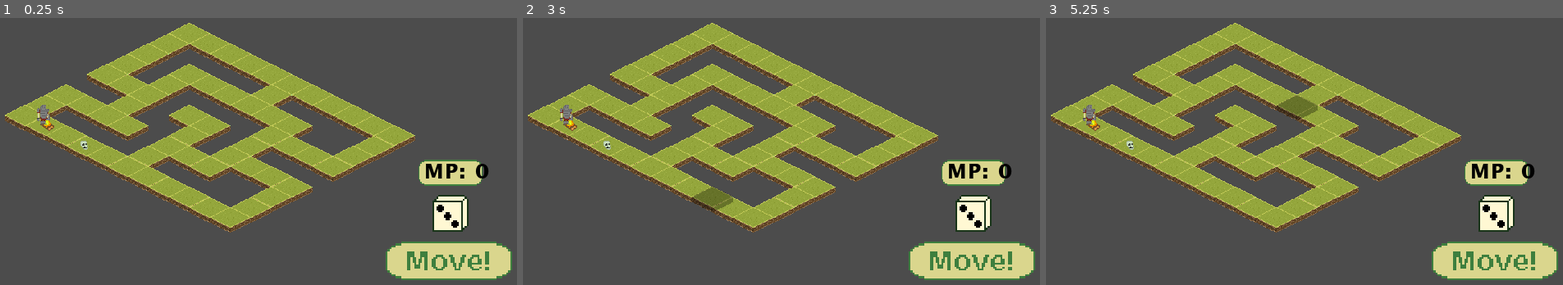
Above: before the commit, frames 1-3 (left to right).
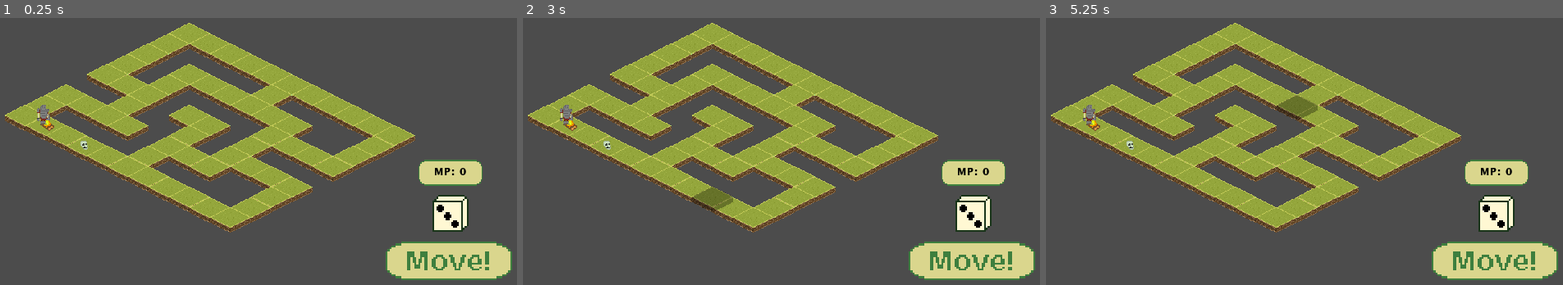
Above: after the commit, the same moments.

Repository: Patriks-Blauzda/Board-Game
Game: Godot game, scene res://Main.tscn
Two runs of this game, one before a commit and one after it. Both use one fixed random seed, a clock stepped at 60 frames per second and the inputs below.
Inputs (mouse positions are in pixels of both pictures, inside the frame that each line leads up to):
- Up to frame 1 (0.25 s): no input
- Up to frame 2 (3 s): tap Enter at 0.5, 2 s; move the mouse to (884, 95) at 0.52 s; hold D (right) 0.53-1.28 s; click (884, 95) at 0.67 s; tap Space at 1.25, 2.75 s; move the mouse to (610, 132) at 1.27 s; hold Down (down) 1.28-2.03 s; click (610, 132) at 1.42 s; move the mouse to (807, 31) at 2.02 s; hold D (right) 2.03-2.78 s; click (807, 31) at 2.17 s; move the mouse to (709, 191) at 2.77 s; hold Up (up) from 2.78 s (still down); click (709, 191) at 2.92 s
- Up to frame 3 (5.25 s): tap Enter at 3.5 s; move the mouse to (1459, 172) at 3.52 s; release Up (up) at 3.53 s; hold A (left) 3.53-5.03 s; click (1459, 172) at 3.67 s; tap Space at 4.25 s; move the mouse to (1066, 58) at 4.27 s; click (1066, 58) at 4.42 s; move the mouse to (1294, 114) at 5.02 s; hold Down (down) from 5.03 s (still down); click (1294, 114) at 5.17 s

The runs differ from the first frame. In frame 1, 0.3% of the frame differs, in the area x 82-95%, y 54-61%; in frame 2, 0.3%; in frame 3, 0.3%.

Commit message:
Combat actions finished

Diff:
--- a/Dungeon Board/Combat.gd
+++ b/Dungeon Board/Combat.gd
@@ -4,6 +4,7 @@
 
 
 enum action {
+	SKIP = -1
 	DEFEND = 0
 	EVADE = 1
 	ATTACK = 2
@@ -23,13 +24,15 @@
 
 
 	match target.action:
+		action.SKIP:
+			target.hp -= dmg
+
+			target.get_node("AnimationPlayer").play("TakeDamage")
+
 		action.DEFEND:
 			var def = target.def + Global.roll()
 
-			if dmg <= def:
-				target.hp -= 1
-			else:
-				target.hp -= (dmg - def)
+			target.hp -= clamp((dmg - def), 1, 999)
 
 			target.get_node("AnimationPlayer").play("Defend")
 
--- a/Dungeon Board/Combat.tscn
+++ b/Dungeon Board/Combat.tscn
@@ -7,7 +7,6 @@
 [ext_resource path="res://Enemy1.gd" type="Script" id=5]
 [ext_resource path="res://Enemy2.gd" type="Script" id=6]
 [ext_resource path="res://Enemy3.gd" type="Script" id=7]
-[ext_resource path="res://maintheme.tres" type="Theme" id=8]
 
 [sub_resource type="Animation" id=14]
 resource_name = "Attack1"
@@ -48,18 +47,6 @@
 "update": 1,
 "values": [ 2, 3, 2 ]
 }
-tracks/3/type = "value"
-tracks/3/path = NodePath("Sprite:visible")
-tracks/3/interp = 1
-tracks/3/loop_wrap = true
-tracks/3/imported = false
-tracks/3/enabled = true
-tracks/3/keys = {
-"times": PoolRealArray( 0, 0.6 ),
-"transitions": PoolRealArray( 1, 1 ),
-"update": 1,
-"values": [ false, false ]
-}
 
 [sub_resource type="Animation" id=17]
 resource_name = "Attack2"
@@ -83,7 +70,7 @@
 tracks/1/imported = false
 tracks/1/enabled = true
 tracks/1/keys = {
-"times": PoolRealArray( 0, 0.3, 1 ),
+"times": PoolRealArray( 0, 0.5, 1 ),
 "transitions": PoolRealArray( 1, 1, 1 ),
 "update": 1,
 "values": [ 0, 1, 0 ]
@@ -123,7 +110,7 @@
 tracks/1/imported = false
 tracks/1/enabled = true
 tracks/1/keys = {
-"times": PoolRealArray( 0, 0.3, 1 ),
+"times": PoolRealArray( 0, 0.5, 1 ),
 "transitions": PoolRealArray( 1, 1, 1 ),
 "update": 1,
 "values": [ 0, 1, 0 ]
@@ -162,10 +149,10 @@
 tracks/1/imported = false
 tracks/1/enabled = true
 tracks/1/keys = {
-"times": PoolRealArray( 0, 0.5, 0.6, 0.8 ),
+"times": PoolRealArray( 0, 0.5, 0.6, 1 ),
 "transitions": PoolRealArray( 1e-05, 1, 1, 1 ),
 "update": 0,
-"values": [ Vector2( 230, 275 ), Vector2( 230, 275 ), Vector2( 206, 266 ), Vector2( 230, 275 ) ]
+"values": [ Vector2( 230, 275 ), Vector2( 230, 275 ), Vector2( 206, 275 ), Vector2( 230, 275 ) ]
 }
 
 [sub_resource type="Animation" id=21]
@@ -263,18 +250,6 @@
 "update": 0,
 "values": [ Color( 1, 1, 1, 1 ) ]
 }
-tracks/4/type = "value"
-tracks/4/path = NodePath("Sprite:visible")
-tracks/4/interp = 1
-tracks/4/loop_wrap = true
-tracks/4/imported = false
-tracks/4/enabled = true
-tracks/4/keys = {
-"times": PoolRealArray( 0 ),
-"transitions": PoolRealArray( 1 ),
-"update": 0,
-"values": [ false ]
-}
 
 [sub_resource type="Animation" id=22]
 resource_name = "TakeDamage"
@@ -302,10 +277,6 @@
 "update": 0,
 "values": [ Color( 1, 1, 1, 1 ), Color( 1, 1, 1, 1 ), Color( 1, 0.364706, 0.364706, 1 ), Color( 1, 1, 1, 1 ) ]
 }
-
-[sub_resource type="AtlasTexture" id=23]
-atlas = ExtResource( 1 )
-region = Rect2( 280, 184, 14, 12 )
 
 [sub_resource type="AtlasTexture" id=3]
 atlas = ExtResource( 1 )
@@ -351,6 +322,33 @@
 "values": [ 2, 4, 2 ]
 }
 
+[sub_resource type="Animation" id=31]
+resource_name = "Defend"
+tracks/0/type = "value"
+tracks/0/path = NodePath(".:position")
+tracks/0/interp = 1
+tracks/0/loop_wrap = true
+tracks/0/imported = false
+tracks/0/enabled = true
+tracks/0/keys = {
+"times": PoolRealArray( 0, 0.5, 0.6, 1 ),
+"transitions": PoolRealArray( 1, 1, 1, 1 ),
+"update": 0,
+"values": [ Vector2( 800, 245 ), Vector2( 800, 245 ), Vector2( 830, 245 ), Vector2( 800, 245 ) ]
+}
+tracks/1/type = "value"
+tracks/1/path = NodePath(".:frame")
+tracks/1/interp = 1
+tracks/1/loop_wrap = true
+tracks/1/imported = false
+tracks/1/enabled = true
+tracks/1/keys = {
+"times": PoolRealArray( 0, 0.5, 0.9 ),
+"transitions": PoolRealArray( 1, 1, 1 ),
+"update": 1,
+"values": [ 0, 1, 0 ]
+}
+
 [sub_resource type="Animation" id=27]
 resource_name = "Evade"
 length = 1.2
@@ -476,6 +474,22 @@
 
 [sub_resource type="RectangleShape2D" id=30]
 extents = Vector2( 7.80002, 12.1 )
+
+[sub_resource type="AtlasTexture" id=35]
+atlas = ExtResource( 1 )
+region = Rect2( 305, 203, 66, 20 )
+
+[sub_resource type="DynamicFont" id=40]
+size = 26
+outline_color = Color( 0, 0, 0, 1 )
+extra_spacing_top = 1
+extra_spacing_bottom = 1
+extra_spacing_char = 1
+extra_spacing_space = 1
+font_data = ExtResource( 2 )
+
+[sub_resource type="Theme" id=41]
+default_font = SubResource( 40 )
 
 [sub_resource type="Animation" id=16]
 resource_name = "Attack"
@@ -517,6 +531,33 @@
 "values": [ 1, 4, 1 ]
 }
 
+[sub_resource type="Animation" id=32]
+resource_name = "Defend"
+tracks/0/type = "value"
+tracks/0/path = NodePath(".:position")
+tracks/0/interp = 1
+tracks/0/loop_wrap = true
+tracks/0/imported = false
+tracks/0/enabled = true
+tracks/0/keys = {
+"times": PoolRealArray( 0, 0.5, 0.6, 1 ),
+"transitions": PoolRealArray( 1, 1, 1, 1 ),
+"update": 0,
+"values": [ Vector2( 720, 150 ), Vector2( 720, 150 ), Vector2( 750, 150 ), Vector2( 720, 150 ) ]
+}
+tracks/1/type = "value"
+tracks/1/path = NodePath(".:frame")
+tracks/1/interp = 1
+tracks/1/loop_wrap = true
+tracks/1/imported = false
+tracks/1/enabled = true
+tracks/1/keys = {
+"times": PoolRealArray( 0, 0.5, 0.9 ),
+"transitions": PoolRealArray( 1, 1, 1 ),
+"update": 1,
+"values": [ 0, 1, 0 ]
+}
+
 [sub_resource type="Animation" id=28]
 resource_name = "Evade"
 length = 1.2
@@ -680,6 +721,33 @@
 "values": [ 3, 4, 3 ]
 }
 
+[sub_resource type="Animation" id=33]
+resource_name = "Defend"
+tracks/0/type = "value"
+tracks/0/path = NodePath(".:position")
+tracks/0/interp = 1
+tracks/0/loop_wrap = true
+tracks/0/imported = false
+tracks/0/enabled = true
+tracks/0/keys = {
+"times": PoolRealArray( 0, 0.5, 0.6, 1 ),
+"transitions": PoolRealArray( 1, 1, 1, 1 ),
+"update": 0,
+"values": [ Vector2( 880, 340 ), Vector2( 880, 340 ), Vector2( 910, 340 ), Vector2( 880, 340 ) ]
+}
+tracks/1/type = "value"
+tracks/1/path = NodePath(".:frame")
+tracks/1/interp = 1
+tracks/1/loop_wrap = true
+tracks/1/imported = false
+tracks/1/enabled = true
+tracks/1/keys = {
+"times": PoolRealArray( 0, 0.5, 0.9 ),
+"transitions": PoolRealArray( 1, 1, 1 ),
+"update": 1,
+"values": [ 0, 1, 0 ]
+}
+
 [sub_resource type="Animation" id=29]
 resource_name = "Evade"
 length = 1.2
@@ -821,6 +889,32 @@
 [sub_resource type="AtlasTexture" id=7]
 atlas = ExtResource( 1 )
 region = Rect2( 121, 176, 57, 38 )
+
+[sub_resource type="DynamicFont" id=36]
+extra_spacing_top = 1
+extra_spacing_bottom = 1
+extra_spacing_char = 1
+extra_spacing_space = 1
+font_data = ExtResource( 2 )
+
+[sub_resource type="Theme" id=37]
+default_font = SubResource( 36 )
+
+[sub_resource type="AtlasTexture" id=34]
+atlas = ExtResource( 1 )
+region = Rect2( 213, 177, 64, 74 )
+
+[sub_resource type="DynamicFont" id=38]
+size = 18
+outline_color = Color( 0, 0, 0, 1 )
+extra_spacing_top = 1
+extra_spacing_bottom = 1
+extra_spacing_char = 1
+extra_spacing_space = 1
+font_data = ExtResource( 2 )
+
+[sub_resource type="Theme" id=39]
+default_font = SubResource( 38 )
 
 [node name="Combat" type="Node2D"]
 script = ExtResource( 3 )
@@ -845,11 +939,26 @@
 anims/RESET = SubResource( 2 )
 anims/TakeDamage = SubResource( 22 )
 
-[node name="Sprite" type="Sprite" parent="Player"]
-visible = false
-position = Vector2( 21.5, -2.75 )
-z_index = 5
-texture = SubResource( 23 )
+[node name="Corpse1" type="Sprite" parent="."]
+position = Vector2( 833, 237 )
+scale = Vector2( 5, 5 )
+texture = SubResource( 3 )
+hframes = 4
+frame = 3
+
+[node name="Corpse2" type="Sprite" parent="."]
+position = Vector2( 753, 145 )
+scale = Vector2( 5, 5 )
+texture = SubResource( 3 )
+hframes = 4
+frame = 3
+
+[node name="Corpse3" type="Sprite" parent="."]
+position = Vector2( 919, 338 )
+scale = Vector2( 5, 5 )
+texture = SubResource( 3 )
+hframes = 4
+frame = 3
 
 [node name="Enemy1" type="Sprite" parent="."]
 position = Vector2( 800, 245 )
@@ -862,6 +971,7 @@
 
 [node name="AnimationPlayer" type="AnimationPlayer" parent="Enemy1"]
 anims/Attack = SubResource( 15 )
+anims/Defend = SubResource( 31 )
 anims/Evade = SubResource( 27 )
 anims/Idle = SubResource( 8 )
 anims/RESET = SubResource( 9 )
@@ -873,6 +983,30 @@
 position = Vector2( 9.00002, 6 )
 scale = Vector2( 1, 1 )
 shape = SubResource( 30 )
+
+[node name="Health" type="TextureRect" parent="Enemy1"]
+margin_left = -4.79999
+margin_top = -20.4
+margin_right = 131.2
+margin_bottom = 37.6
+rect_scale = Vector2( 0.2, 0.2 )
+texture = SubResource( 35 )
+expand = true
+stretch_mode = 5
+
+[node name="Hp" type="Label" parent="Enemy1/Health"]
+self_modulate = Color( 0, 0, 0, 1 )
+anchor_left = 0.588235
+anchor_top = 0.0344822
+anchor_right = 0.886742
+anchor_bottom = 0.775223
+theme = SubResource( 41 )
+text = "10"
+align = 1
+valign = 1
+__meta__ = {
+"_edit_use_anchors_": true
+}
 
 [node name="Enemy2" type="Sprite" parent="."]
 position = Vector2( 720, 150 )
@@ -885,6 +1019,7 @@
 
 [node name="AnimationPlayer" type="AnimationPlayer" parent="Enemy2"]
 anims/Attack = SubResource( 16 )
+anims/Defend = SubResource( 32 )
 anims/Evade = SubResource( 28 )
 anims/Idle = SubResource( 10 )
 anims/RESET = SubResource( 11 )
@@ -895,6 +1030,30 @@
 [node name="CollisionShape2D" type="CollisionShape2D" parent="Enemy2/Area2D"]
 position = Vector2( 8.70001, 5.9 )
 shape = SubResource( 30 )
+
+[node name="Health" type="TextureRect" parent="Enemy2"]
+margin_left = -4.79999
+margin_top = -20.4
+margin_right = 131.2
+margin_bottom = 37.6
+rect_scale = Vector2( 0.2, 0.2 )
+texture = SubResource( 35 )
+expand = true
+stretch_mode = 5
+
+[node name="Hp" type="Label" parent="Enemy2/Health"]
+self_modulate = Color( 0, 0, 0, 1 )
+anchor_left = 0.588235
+anchor_top = 0.0344822
+anchor_right = 0.886742
+anchor_bottom = 0.775223
+theme = SubResource( 41 )
+text = "10"
+align = 1
+valign = 1
+__meta__ = {
+"_edit_use_anchors_": true
+}
 
 [node name="Enemy3" type="Sprite" parent="."]
 position = Vector2( 880, 340 )
@@ -907,6 +1066,7 @@
 
 [node name="AnimationPlayer" type="AnimationPlayer" parent="Enemy3"]
 anims/Attack = SubResource( 19 )
+anims/Defend = SubResource( 33 )
 anims/Evade = SubResource( 29 )
 anims/Idle = SubResource( 12 )
 anims/RESET = SubResource( 13 )
@@ -917,6 +1077,30 @@
 [node name="CollisionShape2D" type="CollisionShape2D" parent="Enemy3/Area2D"]
 position = Vector2( 9.70003, 6.3 )
 shape = SubResource( 30 )
+
+[node name="Health" type="TextureRect" parent="Enemy3"]
+margin_left = -4.79999
+margin_top = -20.4
+margin_right = 131.2
+margin_bottom = 37.6
+rect_scale = Vector2( 0.2, 0.2 )
+texture = SubResource( 35 )
+expand = true
+stretch_mode = 5
+
+[node name="Hp" type="Label" parent="Enemy3/Health"]
+self_modulate = Color( 0, 0, 0, 1 )
+anchor_left = 0.588235
+anchor_top = 0.0344822
+anchor_right = 0.886742
+anchor_bottom = 0.775223
+theme = SubResource( 41 )
+text = "10"
+align = 1
+valign = 1
+__meta__ = {
+"_edit_use_anchors_": true
+}
 
 [node name="TextureButton" type="TextureButton" parent="."]
 margin_left = 418.0
@@ -925,6 +1109,9 @@
 margin_bottom = 446.0
 texture_normal = SubResource( 4 )
 expand = true
+__meta__ = {
+"_edit_group_": true
+}
 
 [node name="Label" type="Label" parent="TextureButton"]
 self_modulate = Color( 0, 0, 0, 1 )
@@ -941,15 +1128,64 @@
 texture = SubResource( 7 )
 hframes = 3
 vframes = 2
-frame = 5
 
 [node name="Turn" type="Label" parent="."]
 margin_left = 424.0
 margin_top = 15.0
 margin_right = 612.0
 margin_bottom = 49.0
-theme = ExtResource( 8 )
+theme = SubResource( 37 )
 text = "Your Turn"
+align = 1
+valign = 1
+
+[node name="PlayerStats" type="TextureRect" parent="."]
+margin_left = 15.0
+margin_top = 12.0
+margin_right = 120.0
+margin_bottom = 133.0
+texture = SubResource( 34 )
+expand = true
+stretch_mode = 5
+
+[node name="Atk" type="Label" parent="PlayerStats"]
+self_modulate = Color( 0, 0, 0, 1 )
+anchor_left = 0.561905
+anchor_top = 0.0991736
+anchor_right = 0.942857
+anchor_bottom = 0.305785
+theme = SubResource( 39 )
+text = "0"
+align = 1
+valign = 1
+__meta__ = {
+"_edit_use_anchors_": true
+}
+
+[node name="Def" type="Label" parent="PlayerStats"]
+self_modulate = Color( 0, 0, 0, 1 )
+anchor_left = 0.561905
+anchor_top = 0.380165
+anchor_right = 0.942857
+anchor_bottom = 0.586777
+theme = SubResource( 39 )
+text = "0"
+align = 1
+valign = 1
+__meta__ = {
+"_edit_use_anchors_": true
+}
+
+[node name="Eva" type="Label" parent="PlayerStats"]
+self_modulate = Color( 0, 0, 0, 1 )
+margin_left = 59.0
+margin_top = 86.0
+margin_right = 99.0
+margin_bottom = 111.0
+theme = SubResource( 39 )
+text = "0"
+align = 1
+valign = 1
 
 [connection signal="animation_finished" from="Player/AnimationPlayer" to="Player" method="_on_AnimationPlayer_animation_finished"]
 [connection signal="animation_finished" from="Enemy1/AnimationPlayer" to="Enemy1" method="_on_AnimationPlayer_animation_finished"]
--- a/Dungeon Board/CombatPlayer.gd
+++ b/Dungeon Board/CombatPlayer.gd
@@ -5,7 +5,7 @@
 var idle = true
 
 var hp = 10
-var dmg = 2
+var dmg = 10
 var def = 2
 var eva = 2
 var initiative = 0
@@ -16,15 +16,18 @@
 
 
 func _on_TextureButton_pressed():
-	action = combat.action.ATTACK
+	if target != null:
+		action = combat.action.ATTACK
 
 
 func _physics_process(_delta):
 	for i in range(1, 4):
 		combat.get_node("Enemy" + str(i)).self_modulate = Color(1, 1, 1)
+		combat.get_node("Enemy" + str(i) + "/Health").hide()
 
 		if i == moused_over:
 			combat.get_node("Enemy" + str(i)).self_modulate = Color(0.921569, 1, 0)
+			combat.get_node("Enemy" + str(i) + "/Health").show()
 
 	if target != null:
 		target.self_modulate = Color(0.109804, 1, 0.219608)
--- a/Dungeon Board/Enemy1.gd
+++ b/Dungeon Board/Enemy1.gd
@@ -8,8 +8,22 @@
 var eva = 2
 var initiative = 0
 
-var action = 0
+var action = -1
 
 
 func _on_AnimationPlayer_animation_finished(_anim_name):
 	idle = true
+
+func _process(_delta):
+	$Health/Hp.text = str(hp)
+
+	if hp > 0:
+		show()
+		get_owner().get_node("Corpse1").hide()
+
+		if idle:
+			$AnimationPlayer.play("Idle")
+
+	elif !$AnimationPlayer.is_playing():
+		hide()
+		get_owner().get_node("Corpse1").show()
--- a/Dungeon Board/Enemy2.gd
+++ b/Dungeon Board/Enemy2.gd
@@ -8,8 +8,22 @@
 var eva = 2
 var initiative = 0
 
-var action = 0
+var action = -1
 
 
 func _on_AnimationPlayer_animation_finished(_anim_name):
 	idle = true
+
+func _process(_delta):
+	$Health/Hp.text = str(hp)
+
+	if hp > 0:
+		show()
+		get_owner().get_node("Corpse2").hide()
+
+		if idle:
+			$AnimationPlayer.play("Idle")
+
+	elif !$AnimationPlayer.is_playing():
+		hide()
+		get_owner().get_node("Corpse2").show()
--- a/Dungeon Board/Enemy3.gd
+++ b/Dungeon Board/Enemy3.gd
@@ -8,8 +8,22 @@
 var eva = 2
 var initiative = 0
 
-var action = 0
+var action = -1
 
 
 func _on_AnimationPlayer_animation_finished(_anim_name):
 	idle = true
+
+func _process(_delta):
+	$Health/Hp.text = str(hp)
+
+	if hp > 0:
+		show()
+		get_owner().get_node("Corpse3").hide()
+
+		if idle:
+			$AnimationPlayer.play("Idle")
+
+	elif !$AnimationPlayer.is_playing():
+		hide()
+		get_owner().get_node("Corpse3").show()
--- a/Dungeon Board/Player.gd
+++ b/Dungeon Board/Player.gd
@@ -103,7 +103,7 @@
 	elif rolling != 0:
 		if rolling > 40:
 			rng.randomize()
-			$Anchor/Sprite.frame_coords = Vector2(rng.randi_range(0, 2), rng.randi_range(0, 1))
+			$Anchor/Sprite.frame = Global.roll() - 1
 
 		rolling -= 1
 
--- a/Dungeon Board/maintheme.tres
+++ b/Dungeon Board/maintheme.tres
@@ -3,7 +3,6 @@
 [ext_resource path="res://LucidaSans-Bold.otf" type="DynamicFontData" id=1]
 
 [sub_resource type="DynamicFont" id=1]
-size = 32
 extra_spacing_top = 1
 extra_spacing_bottom = 1
 extra_spacing_char = 1
Not shown: 1 places in Dungeon Board/Combat.tscn that only renumber resources
